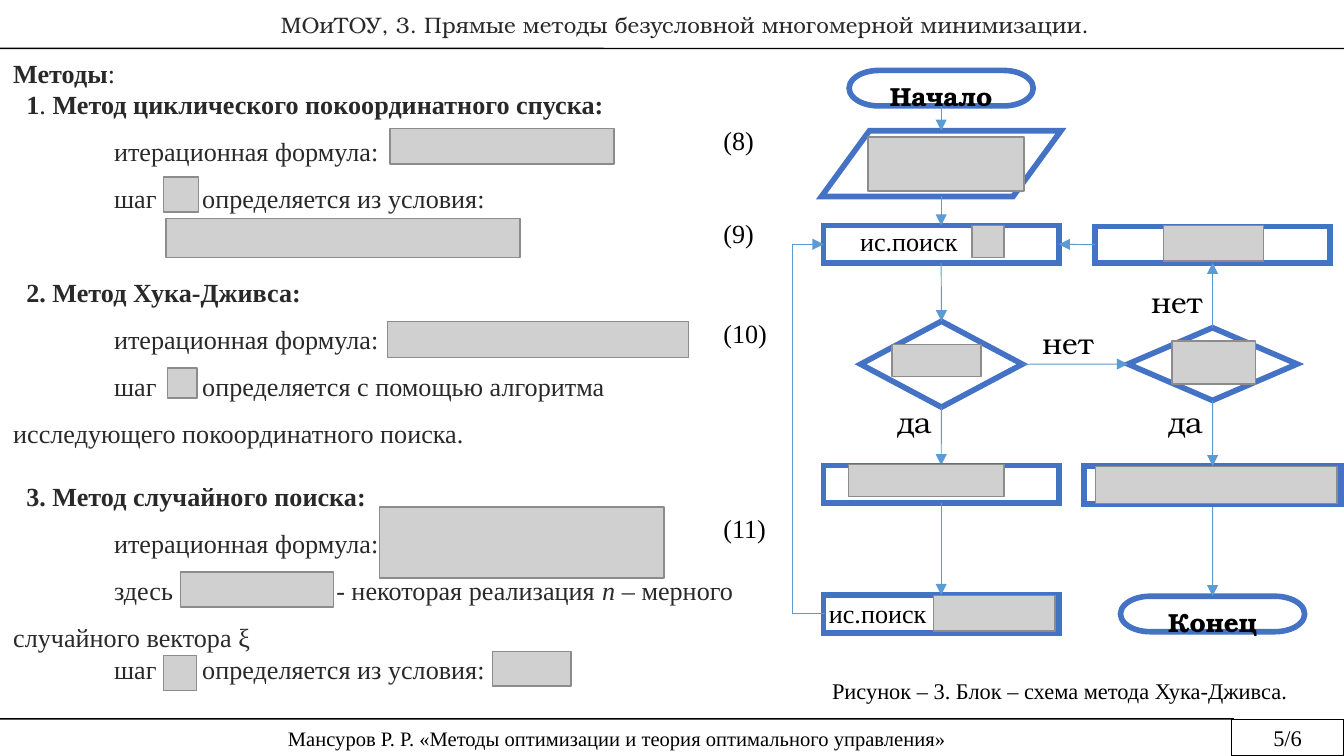
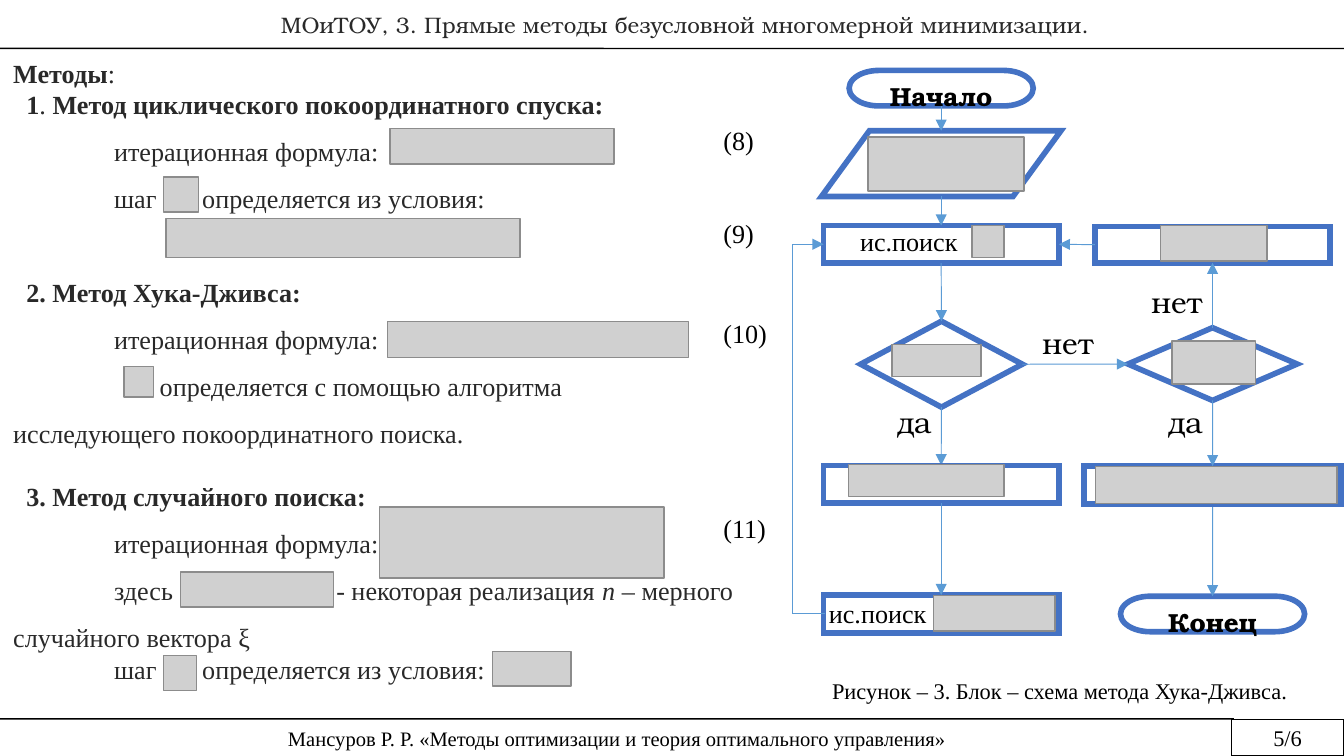
Before and after one commit to rustam-mansurov/cats, a slide deck: slide 5 of Домашнее задание Мансуров.pptx. Drawn at 1344x756 pixels with LibreOffice and Linux fonts; fonts in the diff are those of the drawing; grey boxes stand for pictures. Boxes give left, top, right and bottom in pixels: in the first picture for what was removed or moved away, otherwise in the second. Text is boxed around its words. In the diff, an @@ line names an element or a change of style, - is before the commit and + after.

```diff
--- a/Домашнее задание Мансуров.pptx
+++ b/Домашнее задание Мансуров.pptx
@@ text at bbox=[13, 383, 562, 449]: text changed @@
-шаг определяется с помощью алгоритма исследующего покоординатного поиска.
+определяется с помощью алгоритма исследующего покоординатного поиска.
@@ picture added at bbox=[124, 367, 153, 398] @@
@@ picture removed at bbox=[168, 368, 198, 399] @@
```
